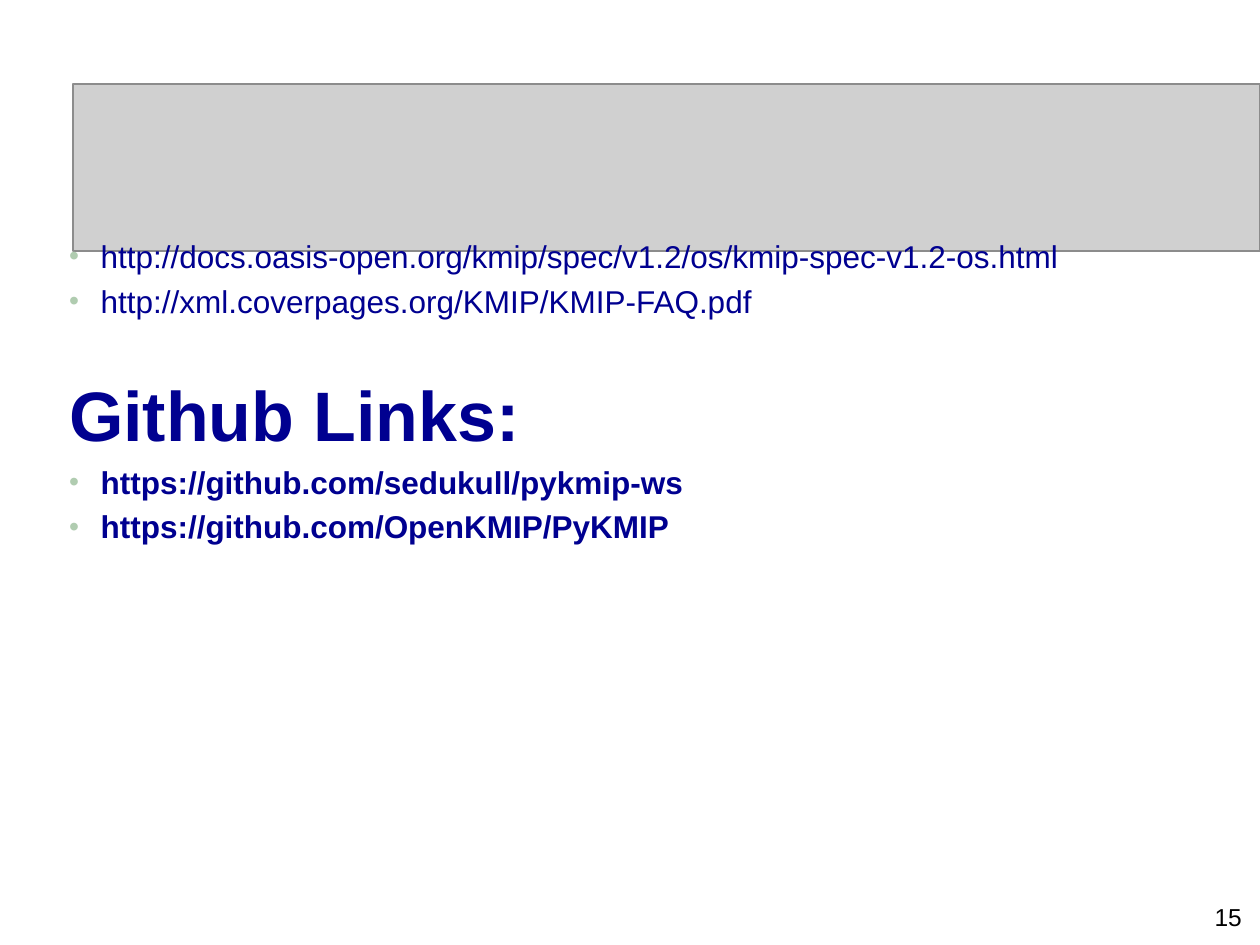
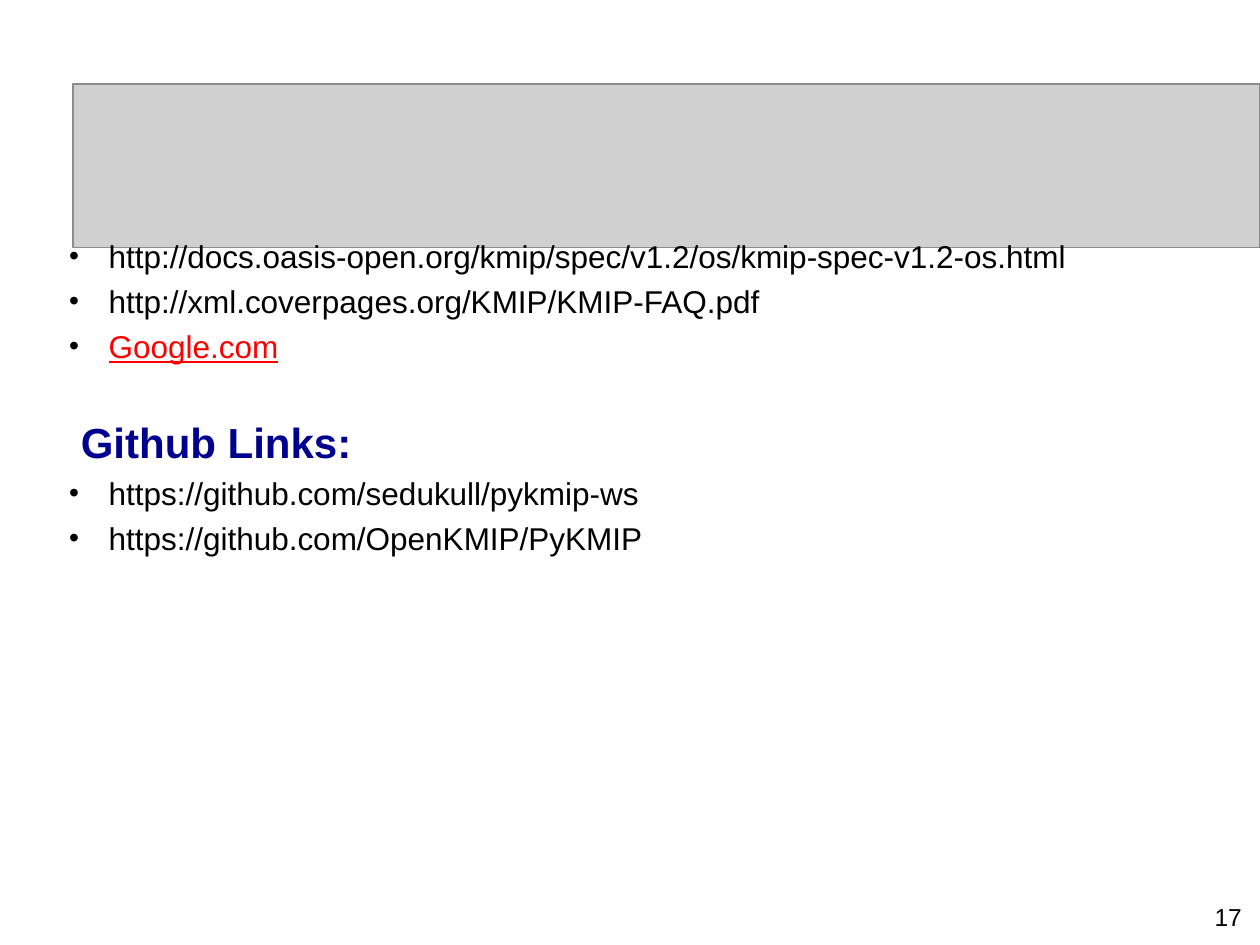
Before and after one commit to sedukull/pykmip-ws, a slide deck: slide 17 of docs/KMIP_Presentation.ppt (slide 15 before the commit). Drawn at 1260x945 pixels with LibreOffice and Linux fonts; fonts in the diff are those of the drawing; grey boxes stand for pictures; background and template pictures are left out. Boxes give left, top, right and bottom in pixels: in the first picture for what was removed or moved away, otherwise in the second. Text is boxed around its words. In the diff, an @@ line names an element or a change of style, - is before the commit and + after.

```diff
--- a/docs/KMIP_Presentation.ppt
+++ b/docs/KMIP_Presentation.ppt
@@ picture: place and size @@
-picture at [73,84,1260,252]
+picture at [73,84,1260,248]
@@ text at [81,243,1066,556]: text colour #000090 to #000000 in "http://docs.oasis-open.org/kmip/spec/v1.2/os/kmip-spec-v1.2- ...", "http://xml.coverpages.org/KMIP/KMIP-FAQ.pdf", "https://github.com/sedukull/pykmip-ws", "https://github.com/OpenKMIP/PyKMIP"; size 40 to 24 pt in "Github Links:"; bold off in "https://github.com/sedukull/pykmip-ws", "https://github.com/OpenKMIP/PyKMIP"; indent changed; bullet colour #B0CCB0 to #000000 @@
@@ text at [109,335,279,364]: paragraph added @@
+  • Google.com
@@ page number at [1215,909,1242,926]: text changed @@
-15
+17
```
Also in this commit, not shown: 12 other slides changed, 4 slides added, 1 slide removed, 8 other files.
